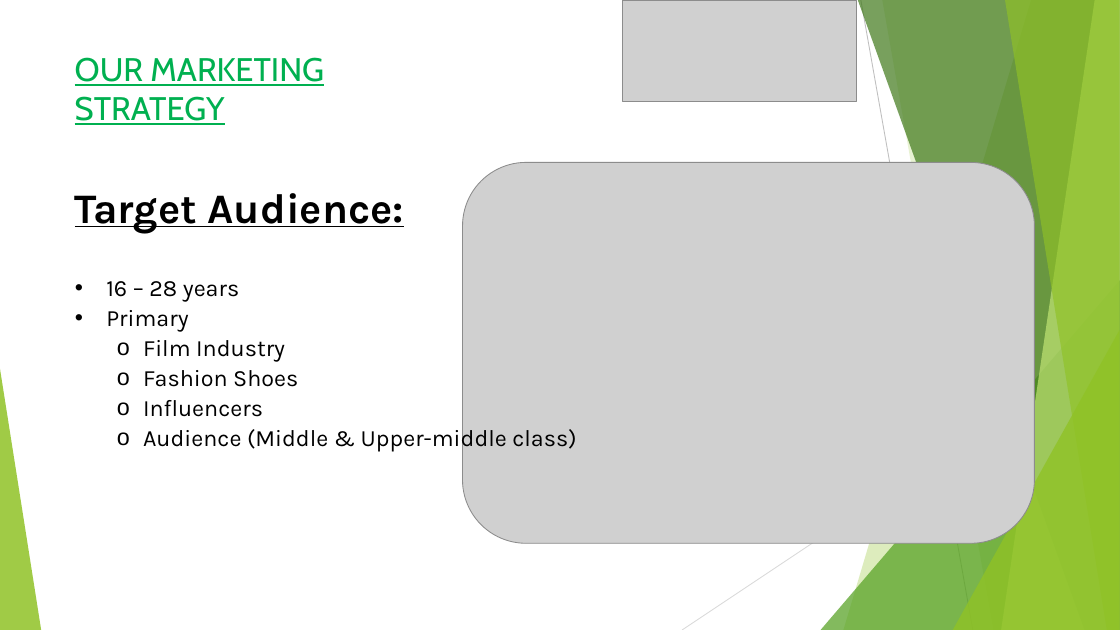
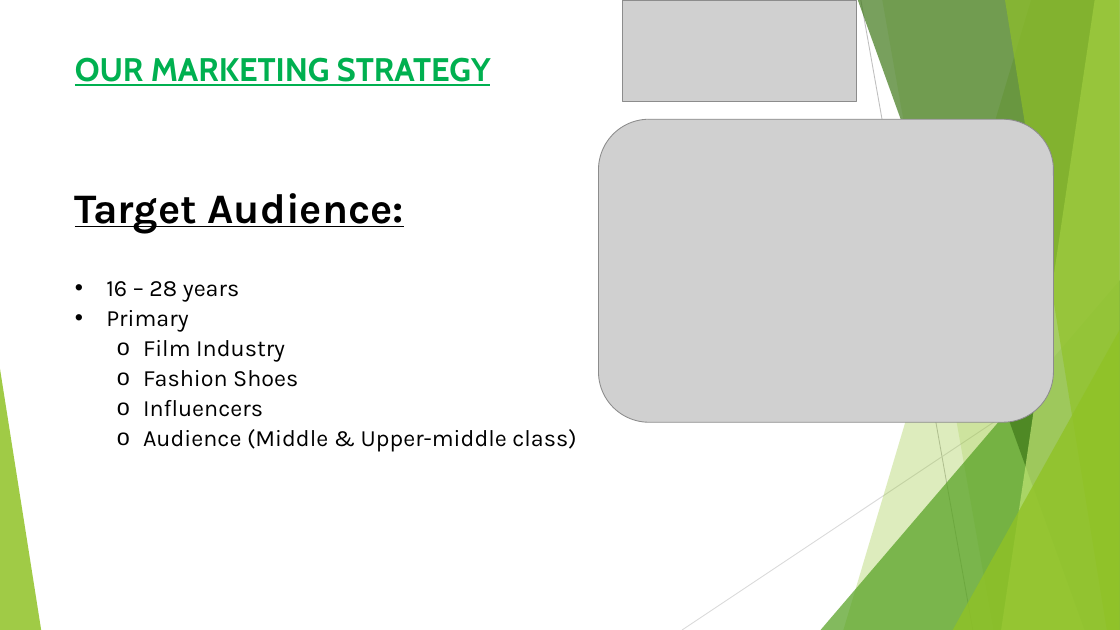
Before and after one commit to subhro1530/Hult-Prize, a slide deck: slide 8 of Demonstration.pptx. Drawn at 1120x630 pixels with LibreOffice and Linux fonts; fonts in the diff are those of the drawing; grey boxes stand for pictures. Boxes give left, top, right and bottom in pixels: in the first picture for what was removed or moved away, otherwise in the second. Text is boxed around its words. In the diff, an @@ line names an element or a change of style, - is before the commit and + after.

```diff
--- a/Demonstration.pptx
+++ b/Demonstration.pptx
@@ text "OUR MARKETING STRATEGY" at (75, 57, 491, 86): bold on @@
@@ picture: place and size @@
-picture at (463, 162, 1035, 543)
+picture at (599, 119, 1054, 423)
```
Also in this commit, not shown: 9 other slides changed, 6 slides added, 2 slides removed.
